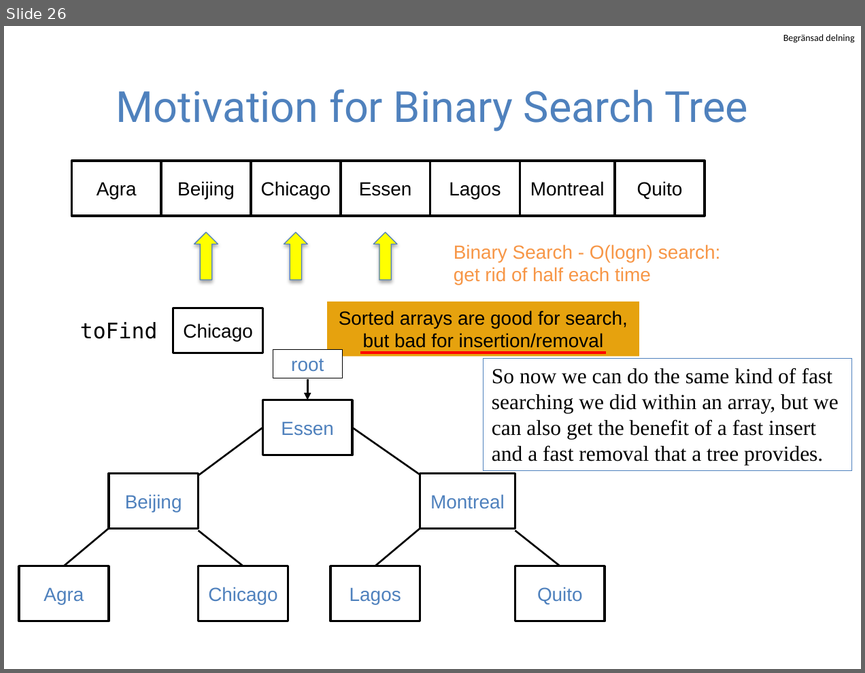
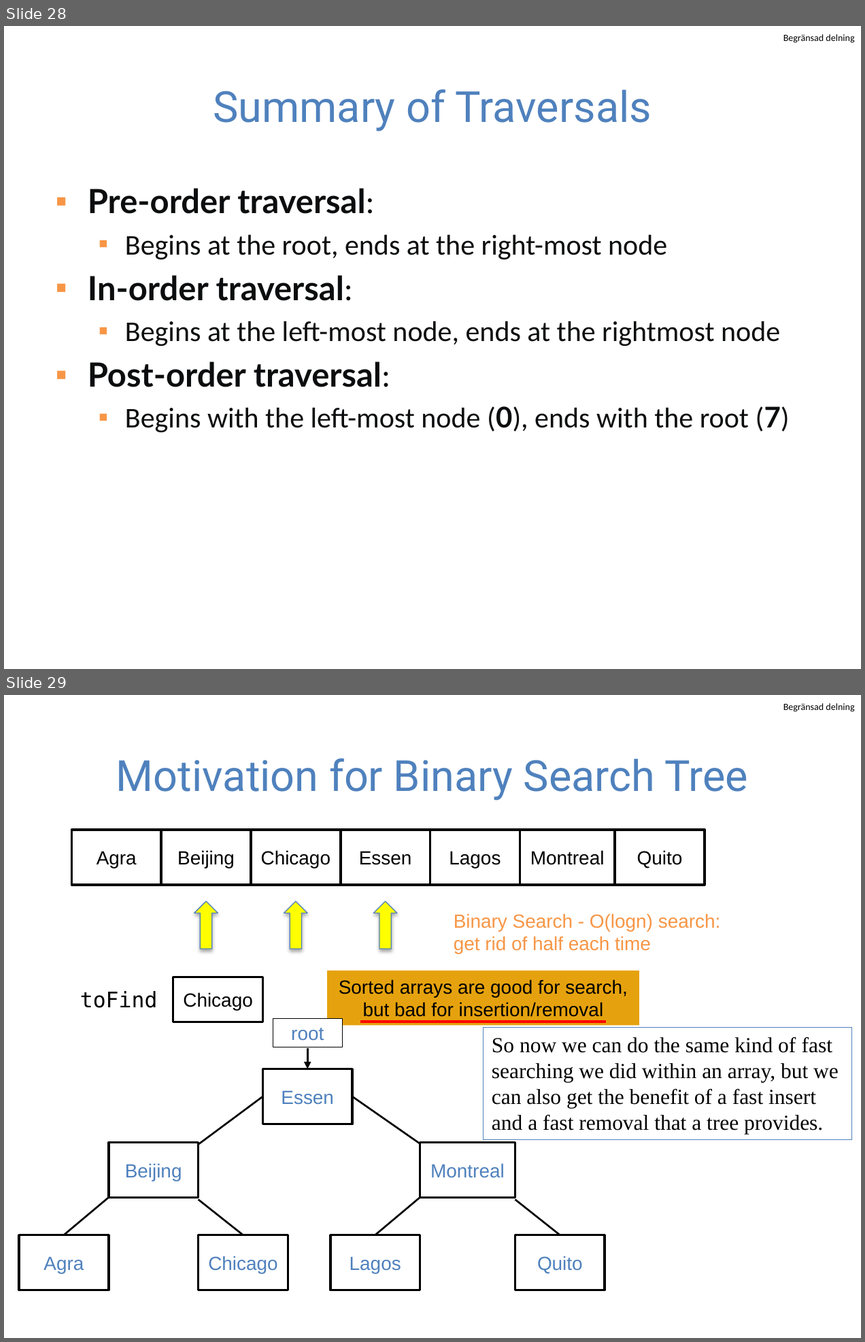
Before and after one commit to guhofstra/CSC111Fa25, a slide deck: PPTs/Lecture 8-binary search tree and trie.pptx. Shown one above the other, each under a label of ours: slide 26 before the commit, slides 28 and 29 after it. The pictures are 865x673 and 865x1342 pixels, drawn with LibreOffice and Linux fonts; fonts in the diff are those of the drawing. Boxes give left, top, right and bottom in pixels: in the first picture for what was removed or moved away, otherwise in the second. Text is boxed around its words. In the diff, an @@ line names an element or a change of style, - is before the commit and + after.

```diff
--- a/PPTs/Lecture 8-binary search tree and trie.pptx
+++ b/PPTs/Lecture 8-binary search tree and trie.pptx
@@ slide 28 added at (4, 26, 861, 669), background #FFFFFF; not listed: 1 template element that a slide beside it also shows @@
@@ title added at (213, 89, 651, 131), 36 pt, text #4F81BD @@
+Summary of Traversals
@@ text added at (88, 188, 789, 433), 24 pt, text #0C0D0E @@
+▪ Pre-order traversal:
+  ▪ Begins at the root, ends at the right-most node
+▪ In-order traversal:
+  ▪ Begins at the left-most node, ends at the rightmost node
+▪ Post-order traversal:
+  ▪ Begins with the left-most node (0), ends with the root (7)
@@ what was slide 26 is now slide 29 @@
```
Also in this commit, not shown: 3 slides changed, 3 other slides added, 1 slide removed, 7 other files.
